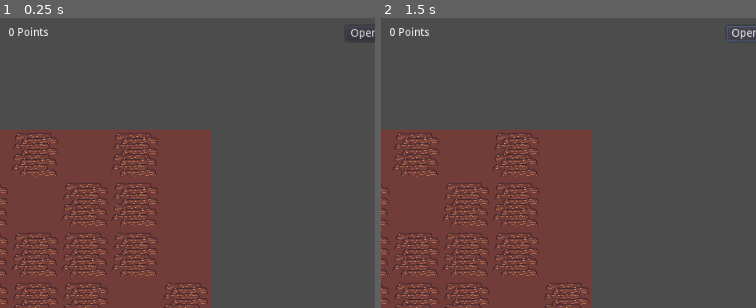
Above: before the commit, frames 1-2 (left to right).
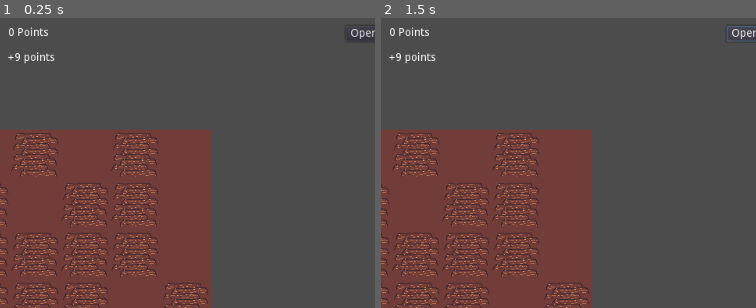
Above: after the commit, the same moments.

Repository: Rellikiox/Harvest-Season
Game: Godot game, scene res://Game.tscn
Same seed, same stepped clock (60 frames per second), same inputs: the game is played once before the commit and once after it.
Inputs (mouse positions are % of the whole screen's width and height, from its top left):
- Up to frame 1 (0.25 s): no input
- Up to frame 2 (1.5 s): tap Enter at 0.5 s; move the mouse to (72, 44) at 0.52 s; press the mouse at (72, 44) at 0.53 s; release the mouse at (72, 44) at 1.25 s; click "Open Menu" at 1.25 s
The pictures show only the part of the screen within x 44-94%, y 0-50%; the shares and areas given below are measured in that part.

The runs differ from the first frame. In frame 1, 0.2% of the frame differs, in the area x 2-15%, y 11-16%; in frame 2, 0.2%.

Commit message:
Several improvements
- Fix double watering bug
- Add error sound
- Add harvest point preview

Diff:
--- a/Effects.gd
+++ b/Effects.gd
@@ -8,9 +8,8 @@
 
 
 func increase_water(cell):
-	var current_level = get_cellv(cell)
-	if current_level >= Global.EffectsEnum.WATER_1 and current_level < Global.EffectsEnum.WATER_4:
-		set_cellv(cell, current_level + 1)
+	if needs_watering(cell):
+		set_cellv(cell, get_cellv(cell) + 1)
 
 
 func decrease_water(cell):
@@ -20,3 +19,8 @@
 		set_cellv(cell, new_level)
 		if new_level == Global.EffectsEnum.DEAD:
 			emit_signal('crop_death')
+
+
+func needs_watering(cell):
+	var current_level = get_cellv(cell)
+	return current_level >= Global.EffectsEnum.WATER_1 and current_level < Global.EffectsEnum.WATER_4
--- a/Game.gd
+++ b/Game.gd
@@ -49,6 +49,12 @@
 		return
 
 	card.on_tile_hover(cell, $Ground, $Ground/Highlight)
+	if card is Cards.HarvestCropCard and $Ground.cell_has_crop(cell):
+		var crop_type = $Ground.get_cellv(cell)
+		var amount = len($Ground.get_adjacent_of_same_type(cell))
+		$UI.set_harvest_points($TurnManager.get_harvest_points(crop_type, amount))
+	else:
+		$UI.set_harvest_points(0)
 
 
 func _on_card_drop(_position, card:Cards.BaseCard):
@@ -61,6 +67,8 @@
 	if card.can_be_placed(cell, $Ground):
 		card.place(cell, $Ground)
 		$TurnManager.card_played(card)
+	else:
+		SoundManager.play_se('error.wav')
 
 
 # Tileset management
--- a/Game.tscn
+++ b/Game.tscn
@@ -133,7 +133,7 @@
 position = Vector2( 263.483, 61.5748 )
 tile_set = SubResource( 1 )
 format = 1
-tile_data = PoolIntArray( 0, 0, 0, 1, 0, 0, 2, 0, 0, 3, 4, 0, 4, 0, 0, 5, 0, 0, 6, 0, 0, 65536, 0, 0, 65537, 0, 0, 65538, 0, 0, 65539, 4, 0, 65540, 0, 0, 65541, 0, 0, 65542, 0, 0, 131072, 0, 0, 131073, 0, 0, 131074, 0, 0, 131075, 4, 0, 131076, 0, 0, 131077, 0, 0, 131078, 0, 0, 196608, 0, 0, 196609, 0, 0, 196610, 0, 0, 196611, 7, 0, 196612, 4, 0, 196613, 4, 0, 196614, 4, 0, 262144, 0, 0, 262145, 0, 0, 262146, 0, 0, 262147, 4, 0, 262148, 0, 0, 262149, 0, 0, 262150, 0, 0, 327680, 0, 0, 327681, 0, 0, 327682, 0, 0, 327683, 4, 0, 327684, 0, 0, 327685, 0, 0, 327686, 0, 0, 393216, 0, 0, 393217, 0, 0, 393218, 0, 0, 393219, 4, 0, 393220, 0, 0, 393221, 0, 0, 393222, 0, 0 )
+tile_data = PoolIntArray( 0, 0, 0, 1, 0, 0, 2, 0, 0, 3, 0, 0, 4, 0, 0, 5, 0, 0, 6, 0, 0, 65536, 0, 0, 65537, 0, 0, 65538, 0, 0, 65539, 0, 0, 65540, 0, 0, 65541, 0, 0, 65542, 0, 0, 131072, 0, 0, 131073, 0, 0, 131074, 0, 0, 131075, 0, 0, 131076, 0, 0, 131077, 0, 0, 131078, 0, 0, 196608, 0, 0, 196609, 0, 0, 196610, 0, 0, 196611, 7, 0, 196612, 4, 0, 196613, 7, 0, 196614, 0, 0, 262144, 0, 0, 262145, 0, 0, 262146, 0, 0, 262147, 0, 0, 262148, 0, 0, 262149, 0, 0, 262150, 0, 0, 327680, 0, 0, 327681, 0, 0, 327682, 0, 0, 327683, 0, 0, 327684, 0, 0, 327685, 0, 0, 327686, 0, 0, 393216, 0, 0, 393217, 0, 0, 393218, 0, 0, 393219, 0, 0, 393220, 0, 0, 393221, 0, 0, 393222, 0, 0 )
 script = ExtResource( 7 )
 
 [node name="Camera2D" type="Camera2D" parent="Ground"]
@@ -144,7 +144,7 @@
 [node name="Effects" type="TileMap" parent="Ground"]
 tile_set = ExtResource( 5 )
 format = 1
-tile_data = PoolIntArray( 3, 3, 0, 65539, 3, 0, 131075, 3, 0, 196612, 3, 0, 196613, 3, 0, 196614, 3, 0, 262147, 3, 0, 327683, 3, 0, 393219, 3, 0 )
+tile_data = PoolIntArray( 196612, 3, 0 )
 script = ExtResource( 8 )
 
 [node name="UI" type="TileMap" parent="Ground"]
@@ -159,7 +159,7 @@
 [node name="SprinklerUI" type="TileMap" parent="Ground"]
 tile_set = ExtResource( 11 )
 format = 1
-tile_data = PoolIntArray( 196611, 10, 0 )
+tile_data = PoolIntArray( 196611, 10, 0, 196613, 10, 0 )
 script = ExtResource( 10 )
 
 [node name="Sprites" type="YSort" parent="Ground"]
--- a/Global.gd
+++ b/Global.gd
@@ -2,7 +2,7 @@
 
 
 enum CardEnum {
-	NONE = -1, DIG_GROUND, PLACE_SPRINKLER, DELETE_TILE, WATERING_CAN, SCYTHE,
+	NONE = -1, DIG_GROUND, PLACE_SPRINKLER, DELETE_TILE, WATERING_CAN, HARVEST_CROP,
 	PLANT_POTATO, PLANT_ONION, PLANT_PEAS, PLANT_BEET, PLANT_CABBAGE
 }
 
@@ -10,3 +10,12 @@
 enum EffectsEnum {EMPTY = -1, DEAD, WATER_1, WATER_2, WATER_3, WATER_4}
 enum UITileEnum {EMPTY = -1, HIGHLIGHT, INVALID}
 enum HighlightTileEnum {EMPTY = -1, HIGHLIGHT, INVALID, WATER}
+
+
+var CROP_POINTS = {
+	GroundTileEnum.POTATO: {'max': 3, 'points_per_crop': 2, 'points_if_max': 3},
+	GroundTileEnum.ONION: {'max': 2, 'points_per_crop': 3, 'points_if_max': 3},
+	GroundTileEnum.PEAS: {'max': 5, 'points_per_crop': 1, 'points_if_max': 10},
+	GroundTileEnum.BEET: {'max': 1, 'points_per_crop': 7, 'points_if_max': 0},
+	GroundTileEnum.CABBAGE: {'max': 3, 'points_per_crop': 4, 'points_if_max': 2},
+}
--- a/Ground.gd
+++ b/Ground.gd
@@ -76,8 +76,9 @@
 	for _cell in get_sprinkler_targets(cell):
 		if charges_left == 0:
 			break
-		$Effects.increase_water(_cell)
-		charges_left -= 1
+		if $Effects.needs_watering(_cell):
+			$Effects.increase_water(_cell)
+			charges_left -= 1
 	$SprinklerUI.set_cellv(cell, charges_left)
 
 
@@ -130,6 +131,7 @@
 func destroy_cell(cell):
 	set_cellv(cell, Global.GroundTileEnum.DIRT)
 	$Effects.set_cellv(cell, Global.EffectsEnum.EMPTY)
+	$SprinklerUI.set_cellv(cell, Global.EffectsEnum.EMPTY)
 
 
 func water_crop_bed(cell):
@@ -143,6 +145,13 @@
 	$SprinklerUI.set_cellv(cell, 15)
 
 
+func sprinkler_full(cell):
+	return $SprinklerUI.get_cellv(cell) == 15
+
+
+func needs_watering(cell):
+	return $Effects.needs_watering(cell)
+
 
 class DistanceSorter:
 	var origin
--- a/cards/Cards.gd
+++ b/cards/Cards.gd
@@ -17,7 +17,6 @@
 
 
 class BasePlantCard extends BaseCard:
-
 	var sounds = [
 		'plant_1.wav', 'plant_2.wav', 'plant_3.wav', 'plant_4.wav',
 		'plant_5.wav', 'plant_6.wav', 'plant_7.wav', 'plant_8.wav',
@@ -119,7 +118,10 @@
 			highlight.highlight_tiles([cell], Global.HighlightTileEnum.INVALID)
 
 	func can_be_placed(cell:Vector2, ground:TileMap):
-		return ground.cell_has_crop(cell) or ground.has_sprinkler(cell)
+		return (
+			ground.cell_has_crop(cell) and ground.needs_watering(cell) or
+			ground.has_sprinkler(cell) and not ground.sprinkler_full(cell)
+		)
 
 	func place(cell:Vector2, ground:TileMap):
 		if ground.cell_has_crop(cell):
@@ -130,7 +132,7 @@
 			SoundManager.play_se('refil_sprinkler.wav')
 
 
-class ScytheCanCard extends BaseCard:
+class HarvestCropCard extends BaseCard:
 	var icon = preload('res://assets/scythe-icon.png')
 	var texture = preload('res://assets/scythe-card.png')
 
--- a/cards/DeckManager.gd
+++ b/cards/DeckManager.gd
@@ -17,7 +17,7 @@
 	Global.CardEnum.PLACE_SPRINKLER: 1,
 	Global.CardEnum.WATERING_CAN: 5,
 	Global.CardEnum.DIG_GROUND: 3,
-	Global.CardEnum.SCYTHE: 5,
+	Global.CardEnum.HARVEST_CROP: 5,
 	Global.CardEnum.DELETE_TILE: 1
 }
 
--- a/cards/TurnManager.gd
+++ b/cards/TurnManager.gd
@@ -11,7 +11,7 @@
 
 var actions_left = 0
 var lives_left = 0
-var points = 0
+var total_points = 0
 var turns = 0
 
 
@@ -55,8 +55,8 @@
 
 
 func _on_crop_harvested(type, amount):
-	points += pow(amount, 2)
-	UI.set_points(points)
+	total_points += get_harvest_points(type, amount)
+	UI.set_points(total_points)
 
 
 func _on_crop_death():
@@ -67,5 +67,13 @@
 
 
 func trigger_game_over():
-	UI.display_gameover(points)
+	UI.display_gameover(total_points)
 	Game.finished = true
+
+
+func get_harvest_points(crop, amount):
+	var crop_data = Global.CROP_POINTS[crop]
+	var points = amount * crop_data['points_per_crop']
+	if amount == crop_data['max']:
+		points += crop_data['points_if_max']
+	return points
--- a/ui/Card.gd
+++ b/ui/Card.gd
@@ -12,8 +12,8 @@
 """Max size: 3
 
 When harvested:
- +2 points per tile
- +3 if max size""",
+ +%s points per tile
+ +%s if max size""",
 	Global.CardEnum.PLANT_PEAS:
 """Max size: 5
 
@@ -46,7 +46,7 @@
 """Convert any tile back into dirt""",
 	Global.CardEnum.WATERING_CAN:
 """Water crop bed with one charge or reload 5 charges on sprinkler""",
-	Global.CardEnum.SCYTHE:
+	Global.CardEnum.HARVEST_CROP:
 """Harvest crop bed. Extra points for full beds""",
 }
 
@@ -84,8 +84,8 @@
 			card = Cards.DeleteTileCard.new()
 		Global.CardEnum.WATERING_CAN:
 			card = Cards.WateringCanCard.new()
-		Global.CardEnum.SCYTHE:
-			card = Cards.ScytheCanCard.new()
+		Global.CardEnum.HARVEST_CROP:
+			card = Cards.HarvestCropCard.new()
 
 	$CardTexture.texture = card.texture
 	$CardTexture/Description.text = CARD_TEXT[card_type]
--- a/ui/Game_UI.gd
+++ b/ui/Game_UI.gd
@@ -25,6 +25,13 @@
 
 func set_points(points):
 	$HUD/Points.text = '%d Points' % points
+
+
+func set_harvest_points(points):
+	if points:
+		$HUD/HarvestPoints.text = '(+%d points)' % points
+	else:
+		$HUD/HarvestPoints.text = ''
 
 
 func set_actions(left, total):
--- a/ui/Game_UI.tscn
+++ b/ui/Game_UI.tscn
@@ -33,31 +33,31 @@
 
 [node name="Card" parent="HUD/CardContainer" instance=ExtResource( 1 )]
 margin_right = 128.0
-margin_bottom = 128.0
+margin_bottom = 192.0
 card_type = 5
 
 [node name="Card2" parent="HUD/CardContainer" instance=ExtResource( 1 )]
 margin_left = 132.0
 margin_right = 260.0
-margin_bottom = 128.0
+margin_bottom = 192.0
 card_type = 3
 
 [node name="Card3" parent="HUD/CardContainer" instance=ExtResource( 1 )]
 margin_left = 264.0
 margin_right = 392.0
-margin_bottom = 128.0
+margin_bottom = 192.0
 card_type = 1
 
 [node name="Card4" parent="HUD/CardContainer" instance=ExtResource( 1 )]
 margin_left = 396.0
 margin_right = 524.0
-margin_bottom = 128.0
+margin_bottom = 192.0
 card_type = 2
 
 [node name="Card5" parent="HUD/CardContainer" instance=ExtResource( 1 )]
 margin_left = 528.0
 margin_right = 656.0
-margin_bottom = 128.0
+margin_bottom = 192.0
 card_type = 4
 
 [node name="OpenMenu" type="Button" parent="HUD"]
@@ -102,6 +102,21 @@
 margin_right = 35.432
 margin_bottom = 35.4796
 text = "999 Points"
+__meta__ = {
+"_edit_use_anchors_": false
+}
+
+[node name="HarvestPoints" type="Label" parent="HUD"]
+anchor_left = 0.5
+anchor_right = 0.5
+margin_left = -32.568
+margin_top = 52.9711
+margin_right = 35.432
+margin_bottom = 66.9711
+text = "+9 points"
+__meta__ = {
+"_edit_use_anchors_": false
+}
 
 [node name="Turns" type="Label" parent="HUD"]
 anchor_left = 0.5
Not shown, added: assets/audio/sfx/error.wav.import
Not shown, added: assets/audio/sfx/error.wav
